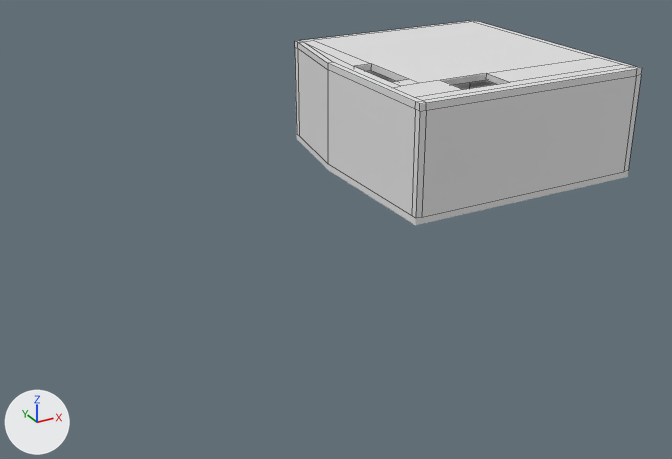
Before and after pictures for a commit that changed the Blender file case/case.blend.
One viewpoint serves both versions: a 50 mm lens placed at (-7.5, -10.77, 5.04), pointed at (-1.93, -0.62, -0.03). Every picture has the same lights, and +X, +Y and +Z are marked at lower left. Mesh edges are drawn as thin lines on the coarser meshes.

In view in the first picture: 'bottom plate teensy', 'lid teensy'.
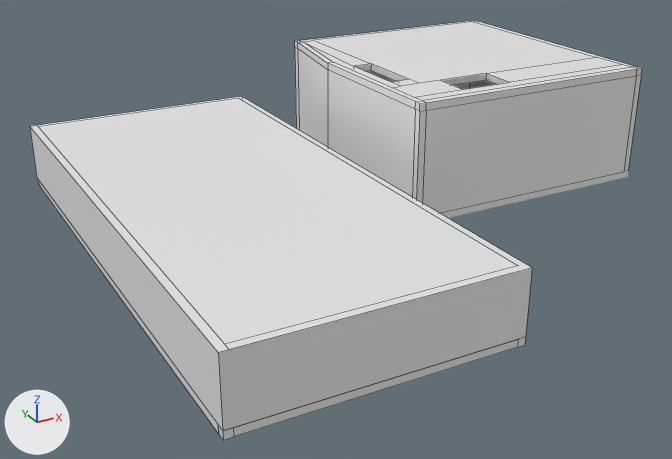
Patch to the scene script:
```diff
--- a/case/case.blend.py
+++ b/case/case.blend.py
@@ me_plane_008 @@
+me_plane_008.from_pydata(...)  # 24 vertices, 14 faces; spans x -0.5..2.9, y -4.2..3.1, z 0.0..0.8
@@ me_plane_009 @@
+me_plane_009.from_pydata(...)  # 37 vertices, 34 faces; spans x -0.5..2.9, y -4.2..3.1, z -0.1..0.1
@@ ob_lid_pi @@
+ob_lid_pi = bpy.data.objects.new('lid pi', me_plane_008)
+ob_lid_pi.location = (-4.59, -0.1, 0.11)
@@ ob_bottom_plate_pi @@
+ob_bottom_plate_pi = bpy.data.objects.new('bottom plate pi', me_plane_009)
+ob_bottom_plate_pi.location = (-4.59, -0.1, 0.11)
```

Location of each change, [x1, y1, x2, y2] in pixels of the pictures (672 x 459 px):
'lid pi', added: after [30, 96, 532, 430]
'bottom plate pi', added: after [37, 178, 526, 440]
